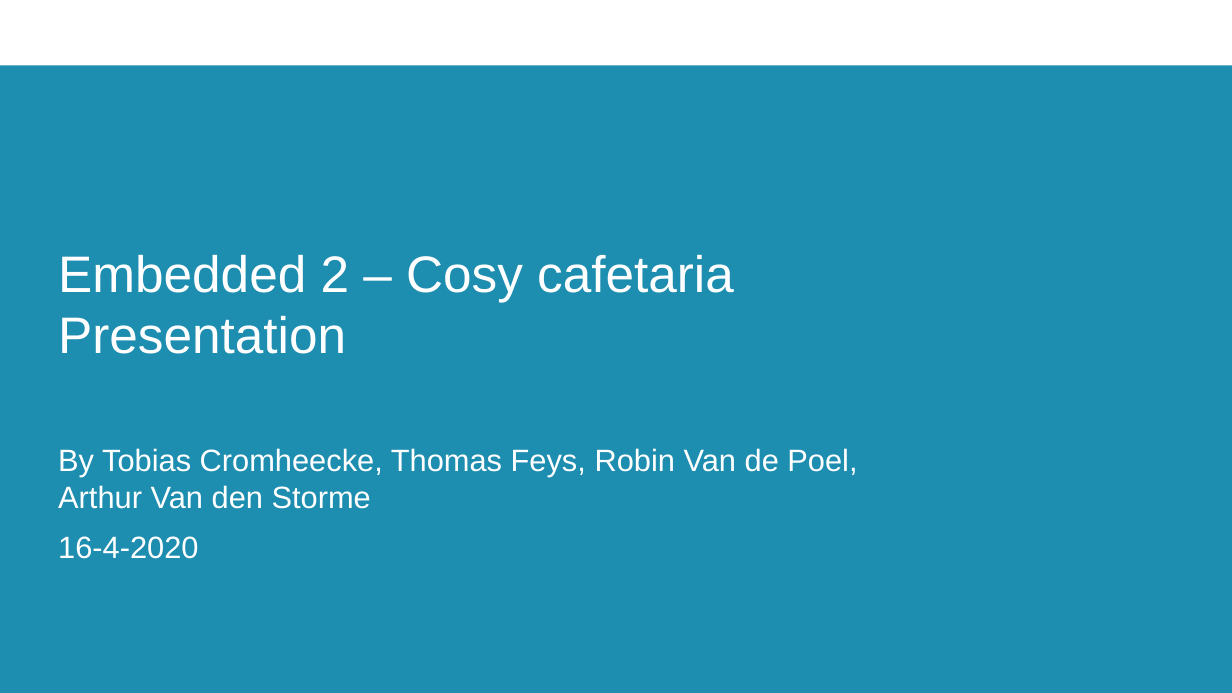
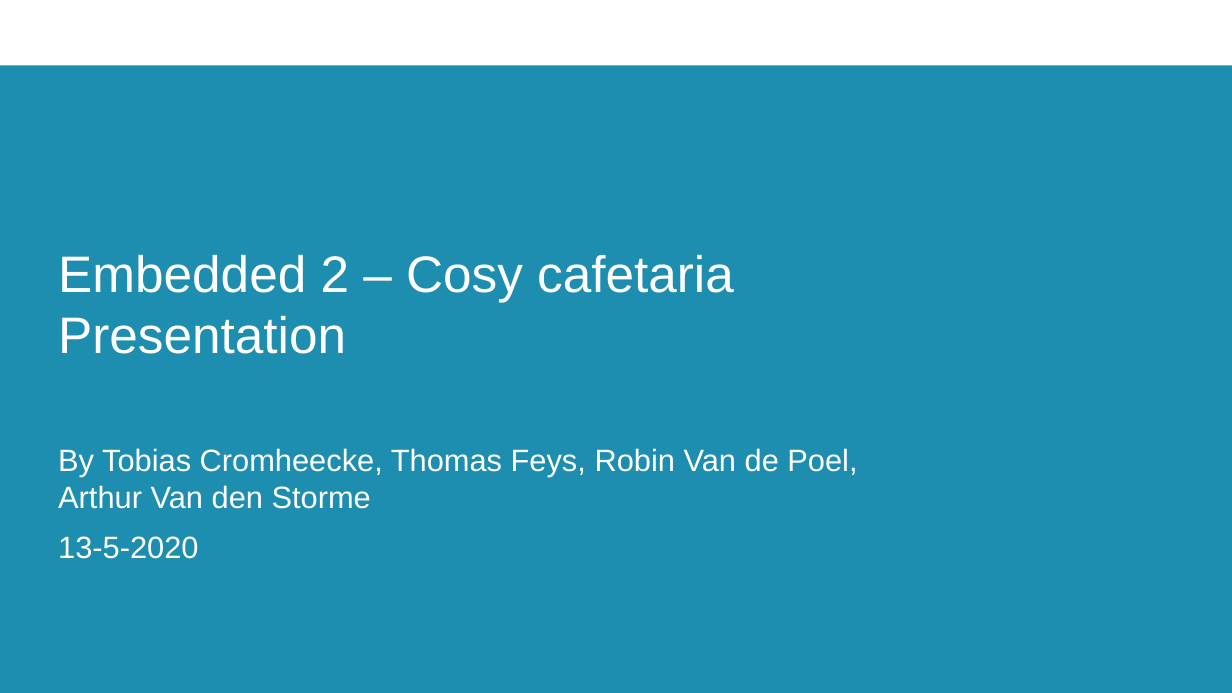
Before and after one commit to thomasf10/cosy_cafeteria, a slide deck: slide 1 of presentation/final_presentation.pptx. Drawn at 1232x693 pixels with LibreOffice and Linux fonts; fonts in the diff are those of the drawing; background and template pictures are left out. Boxes give left, top, right and bottom in pixels: in the first picture for what was removed or moved away, otherwise in the second. Text is boxed around its words. In the diff, an @@ line names an element or a change of style, - is before the commit and + after.

```diff
--- a/presentation/final_presentation.pptx
+++ b/presentation/final_presentation.pptx
@@ subtitle at box(58, 536, 198, 559): text changed @@
-16-4-2020
+13-5-2020
```
Also in this commit, not shown: 3 other slides changed.
